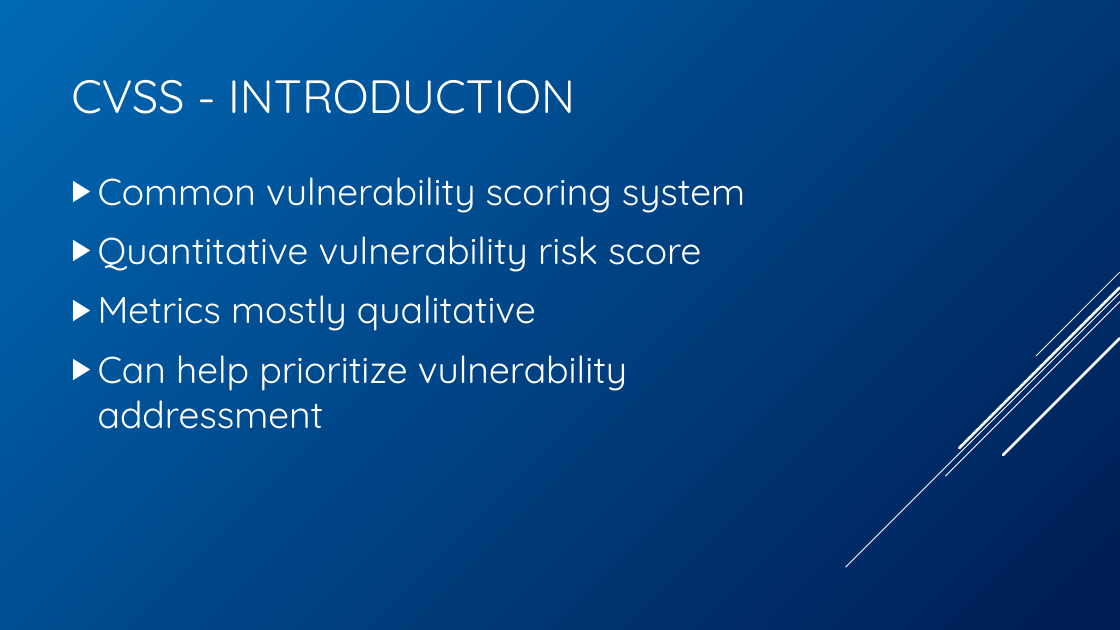
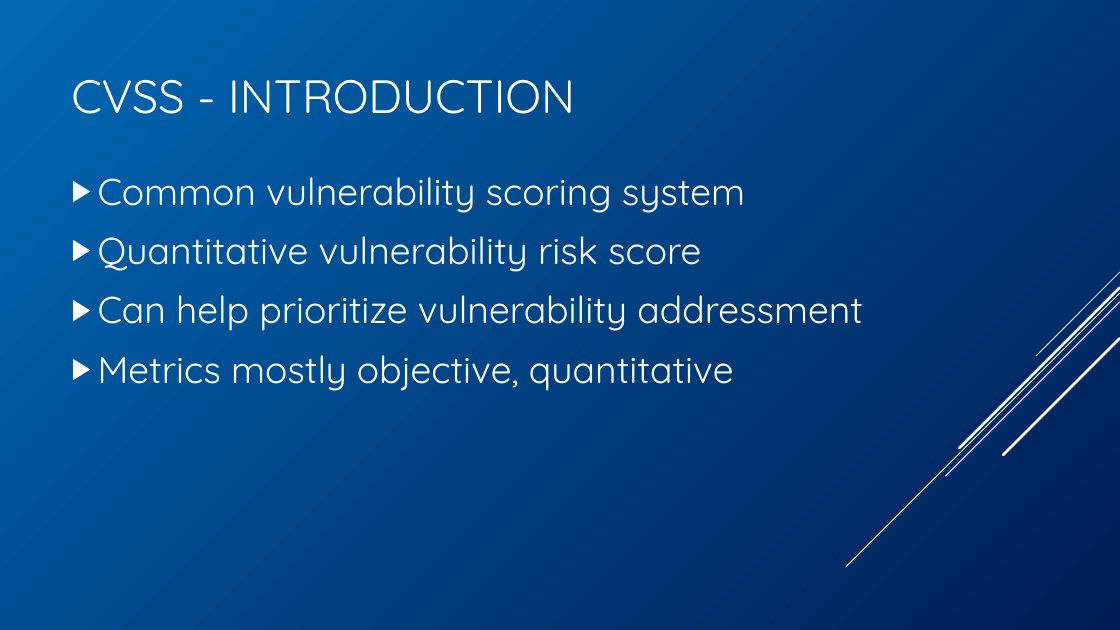
Before and after one commit to BenChurch/Winter2017, a slide deck: slide 4 of CISC848/BackgroundPentation/ChurchCISC848Background.pptx. Drawn at 1120x630 pixels with LibreOffice and Linux fonts; fonts in the diff are those of the drawing. Boxes give left, top, right and bottom in pixels: in the first picture for what was removed or moved away, otherwise in the second. Text is boxed around its words. In the diff, an @@ line names an element or a change of style, - is before the commit and + after.

```diff
--- a/CISC848/BackgroundPentation/ChurchCISC848Background.pptx
+++ b/CISC848/BackgroundPentation/ChurchCISC848Background.pptx
@@ text at <box>98,295,536,331</box>: paragraph removed @@
-▶ Metrics mostly qualitative
@@ text at <box>98,355,734,391</box>: paragraph added @@
+▶ Metrics mostly objective, quantitative
```
Also in this commit, not shown: 15 other slides changed, 1 slide added.
